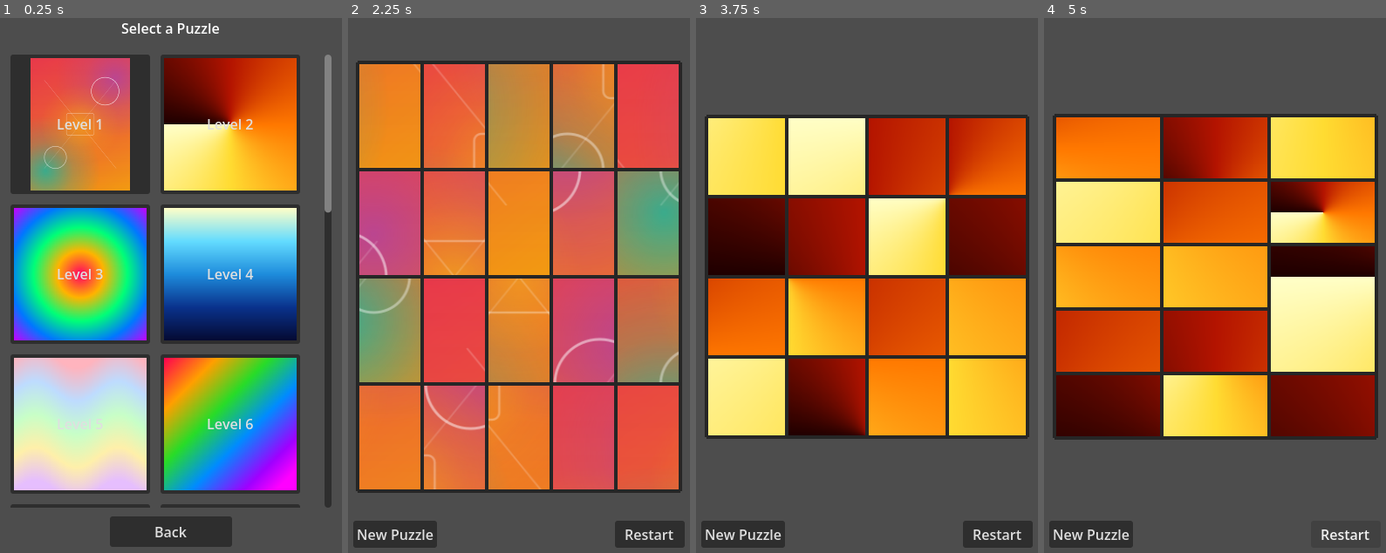
Above: before the commit, frames 1-4 (left to right).
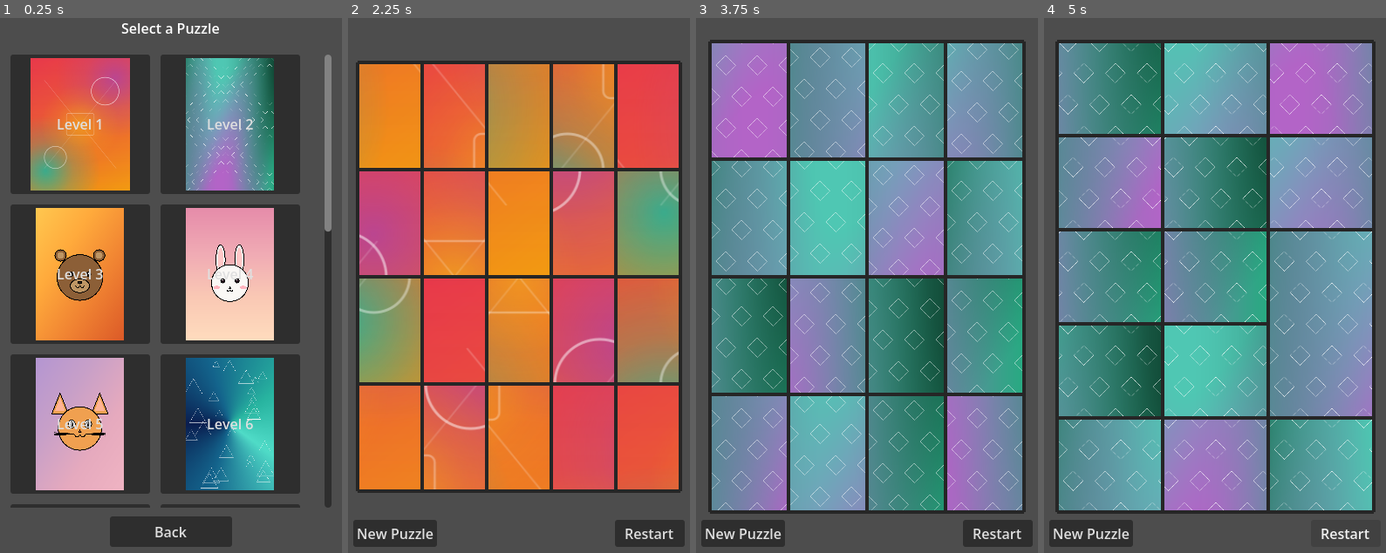
Above: after the commit, the same moments.

Repository: Gare22/Picture-Stitch-Puzzle
Game: Godot game, scene res://level_select.tscn
Two runs of this game, one before a commit and one after it. Both use one fixed random seed, a clock stepped at 60 frames per second and the inputs below.
Inputs:
- Up to frame 1 (0.25 s): no input
- Up to frame 2 (2.25 s): click "Level 1" at 0.5 s; click "New Puzzle" at 1.25 s; click "Level 1" at 2 s
- Up to frame 3 (3.75 s): click "New Puzzle" at 2.75 s; click "Level 2" at 3.5 s
- Up to frame 4 (5 s): click "Restart" at 4.25 s

The runs differ from the first frame. In frame 1, 48% of the frame differs, in the area x 4-97%, y 7-89%; in frame 2, 0.4%; in frame 3, 82%; in frame 4, 83%, in the area x 2-98%, y 4-100%.

Commit message:
Puzzles, responsive design, and menu scrolling
-Added more puzzle images generated by opencode using python
-Simple responsive design elements added to puzzle scene (level select has not been updated yet)
-Fixed bug where level select menu could not be scrolled when swiping over the level buttons on mobile

Diff:
--- a/autoload/level_manager.gd
+++ b/autoload/level_manager.gd
@@ -1,12 +1,10 @@
 extends Node
 
 ## Central registry of all available puzzle images.
-## Drag textures into level_images in the inspector.
+## Images are auto-discovered from res://assets/ (excluding the old/ subfolder).
+## best.png is always Level 1; the rest are sorted alphabetically.
 
-## Puzzle images — drag textures here in the editor.
-@export var level_images: Array[Texture2D] = []
-
-## Built at runtime from the exported array.
+## Built at runtime by scanning the assets folder.
 var levels: Array[Dictionary] = []
 
 ## Index of the currently-selected level (set by LevelSelect).
@@ -17,15 +15,60 @@
 	_build_levels()
 
 
-## Converts the exported array into a levels array with auto-numbered names.
+## Scans the assets folder and builds the levels list.
+## best.png is pinned as Level 1; everything else is sorted alphabetically.
 func _build_levels() -> void:
 	levels.clear()
-	for i in range(level_images.size()):
-		var tex: Texture2D = level_images[i]
+
+	# --- Diagnostic logging for Android debugging ---
+	var dir := DirAccess.open("res://assets/")
+	if dir == null:
+		push_error("LevelManager: DirAccess.open returned null for res://assets/")
+	else:
+		print("LevelManager: DirAccess.open succeeded")
+
+	# Try multiple path variations and log results
+	var paths_to_try: Array[String] = [
+		"res://assets/",
+		"res://assets",
+		"res://",
+	]
+	for p: String in paths_to_try:
+		var files: PackedStringArray = DirAccess.get_files_at(p)
+		print("LevelManager: get_files_at(\"%s\") => %d files" % [p, files.size()])
+		for f: String in files:
+			print("  - %s" % f)
+	# --- End diagnostics ---
+
+	if dir == null:
+		return
+
+	# Collect puzzle images via .png.import files, which exist in both editor
+	# and export builds. Raw .png files only exist in the editor, so we skip
+	# them to avoid double-counting.
+	var images: Array[String] = []
+	var all_files: PackedStringArray = DirAccess.get_files_at("res://assets/")
+	for file_name: String in all_files:
+		if file_name.ends_with(".png.import"):
+			images.append(file_name.trim_suffix(".import"))
+
+	# Sort alphabetically for consistent ordering
+	images.sort()
+
+	# Pin best.png as Level 1 (move it to the front if present)
+	var best_idx := images.find("best.png")
+	if best_idx >= 0:
+		images.remove_at(best_idx)
+		images.insert(0, "best.png")
+
+	# Build levels array
+	for i: int in range(images.size()):
+		var path: String = "res://assets/%s" % images[i]
 		levels.append({
 			"name": "Level %d" % (i + 1),
-			"path": tex.resource_path,
+			"path": path,
 		})
+
 	print("LevelManager: built %d levels" % levels.size())
 
 
--- a/autoload/level_manager.tscn
+++ b/autoload/level_manager.tscn
@@ -1,24 +1,6 @@
 [gd_scene format=3 uid="uid://c4d547oil8flu"]
 
 [ext_resource type="Script" uid="uid://cs68a8oul5rg1" path="res://autoload/level_manager.gd" id="1_lm"]
-[ext_resource type="Texture2D" uid="uid://b02asoqsfysq5" path="res://assets/gradient_sunset.png" id="2_sunset"]
-[ext_resource type="Texture2D" uid="uid://m6rnimmwtxtx" path="res://assets/gradient_ocean.png" id="3_ocean"]
-[ext_resource type="Texture2D" uid="uid://bsnt0diomdlwo" path="res://assets/gradient_rainbow.png" id="4_rainbow"]
-[ext_resource type="Texture2D" uid="uid://bbrwrywfq41c5" path="res://assets/gradient_neon.png" id="5_neon"]
-[ext_resource type="Texture2D" uid="uid://bwbxwgovynngt" path="res://assets/gradient_pastel.png" id="6_pastel"]
-[ext_resource type="Texture2D" uid="uid://cgvpcfn0efsyd" path="res://assets/gradient_fire.png" id="7_fire"]
-[ext_resource type="Texture2D" uid="uid://68wvectvdq80" path="res://assets/best.png" id="8_best"]
-[ext_resource type="Texture2D" uid="uid://dlv20uramjxf6" path="res://assets/landscape_teal_spiral.png" id="9_2wtu7"]
-[ext_resource type="Texture2D" uid="uid://dj6wu3ib7krvc" path="res://assets/portrait_aurora_grid.png" id="11_6xuwj"]
-[ext_resource type="Texture2D" uid="uid://c0i4x33idhc15" path="res://assets/portrait_constellation.png" id="12_a2nha"]
-[ext_resource type="Texture2D" uid="uid://07apeypwgl87" path="res://assets/portrait_fire_squares.png" id="13_fjsef"]
-[ext_resource type="Texture2D" uid="uid://csnde82gpx6oy" path="res://assets/portrait_forest_rings.png" id="15_23gue"]
-[ext_resource type="Texture2D" uid="uid://p72niimuwyr2" path="res://assets/portrait_lava_diamonds.png" id="16_21472"]
-[ext_resource type="Texture2D" uid="uid://4an2mjsarr38" path="res://assets/portrait_ocean_waves.png" id="18_nqtqp"]
-[ext_resource type="Texture2D" uid="uid://chq1gvqdyyfxp" path="res://assets/portrait_sunset_star.png" id="20_xljmb"]
-[ext_resource type="Texture2D" uid="uid://cwhisnjfsnrao" path="res://assets/portrait_twilight_triangles.png" id="21_kitv8"]
-[ext_resource type="Texture2D" uid="uid://big04geo8ltiq" path="res://assets/square_cherry_blossom.png" id="22_2kg5l"]
 
 [node name="LevelManager" type="Node" unique_id=948858568]
 script = ExtResource("1_lm")
-level_images = Array[Texture2D]([ExtResource("8_best"), ExtResource("7_fire"), ExtResource("5_neon"), ExtResource("3_ocean"), ExtResource("6_pastel"), ExtResource("4_rainbow"), ExtResource("2_sunset"), ExtResource("9_2wtu7"), ExtResource("11_6xuwj"), ExtResource("12_a2nha"), ExtResource("13_fjsef"), ExtResource("15_23gue"), ExtResource("16_21472"), ExtResource("18_nqtqp"), ExtResource("20_xljmb"), ExtResource("21_kitv8"), ExtResource("22_2kg5l")])
--- a/level_select.gd
+++ b/level_select.gd
@@ -26,6 +26,8 @@
 		btn.custom_minimum_size = THUMB_SIZE
 		btn.size_flags_horizontal = Control.SIZE_SHRINK_CENTER
 		btn.size_flags_vertical = Control.SIZE_SHRINK_CENTER
+		btn.mouse_filter = Control.MOUSE_FILTER_PASS
+		btn.mouse_force_pass_scroll_events = true
 
 		# Load thumbnail texture
 		var tex = load(level["path"]) as Texture2D
--- a/project.godot
+++ b/project.godot
@@ -23,6 +23,7 @@
 window/size/viewport_width=400
 window/size/viewport_height=640
 window/stretch/mode="viewport"
+window/stretch/aspect="expand"
 window/handheld/orientation=1
 
 [rendering]
--- a/puzzle_game.tscn
+++ b/puzzle_game.tscn
@@ -7,6 +7,8 @@
 script = ExtResource("1_fbgxn")
 
 [node name="PuzzleBoard" parent="." unique_id=1425944829 instance=ExtResource("2_i3a0x")]
+size_flags_horizontal = 4
+size_flags_vertical = 4
 theme_override_constants/h_separation = 0
 theme_override_constants/v_separation = 0
 
@@ -21,19 +23,34 @@
 
 [node name="MenuButton" type="Button" parent="." unique_id=1874506301]
 custom_minimum_size = Vector2(80, 30)
+anchors_preset = 2
+anchor_top = 1.0
+anchor_bottom = 1.0
 offset_left = 10.0
-offset_top = 600.0
+offset_top = -40.0
 offset_right = 90.0
-offset_bottom = 630.0
+offset_bottom = -10.0
+grow_vertical = 0
+size_flags_vertical = 8
 text = "New Puzzle"
+metadata/_edit_use_anchors_ = true
 
 [node name="RestartButton" type="Button" parent="." unique_id=1069824365]
 custom_minimum_size = Vector2(80, 30)
-offset_left = 310.0
-offset_top = 600.0
-offset_right = 390.0
-offset_bottom = 630.0
+anchors_preset = -1
+anchor_left = 1.0
+anchor_top = 1.0
+anchor_right = 1.0
+anchor_bottom = 1.0
+offset_left = -90.0
+offset_top = -41.0
+offset_right = -10.0
+offset_bottom = -10.0
+grow_horizontal = 0
+grow_vertical = 0
+size_flags_vertical = 8
 text = "Restart"
+metadata/_edit_use_anchors_ = true
 
 [node name="WinMessage" type="Label" parent="." unique_id=337760106]
 visible = false
Binary file added: assets/aurora_diamond_grid.png
Not shown, changed: assets/aurora_diamond_grid.png.import
Binary file added: assets/bear.png
Not shown, added: assets/bear.png.import
Binary file added: assets/bunny.png
Not shown, changed: assets/bunny.png.import
Binary file added: assets/cat.png
Not shown, changed: assets/cat.png.import
Binary file added: assets/conic_teal_triangles.png
Not shown, changed: assets/conic_teal_triangles.png.import
Binary file added: assets/diagonal_gradient_circles.png
Not shown, added: assets/diagonal_gradient_circles.png.import
(and 55 more such lines)
